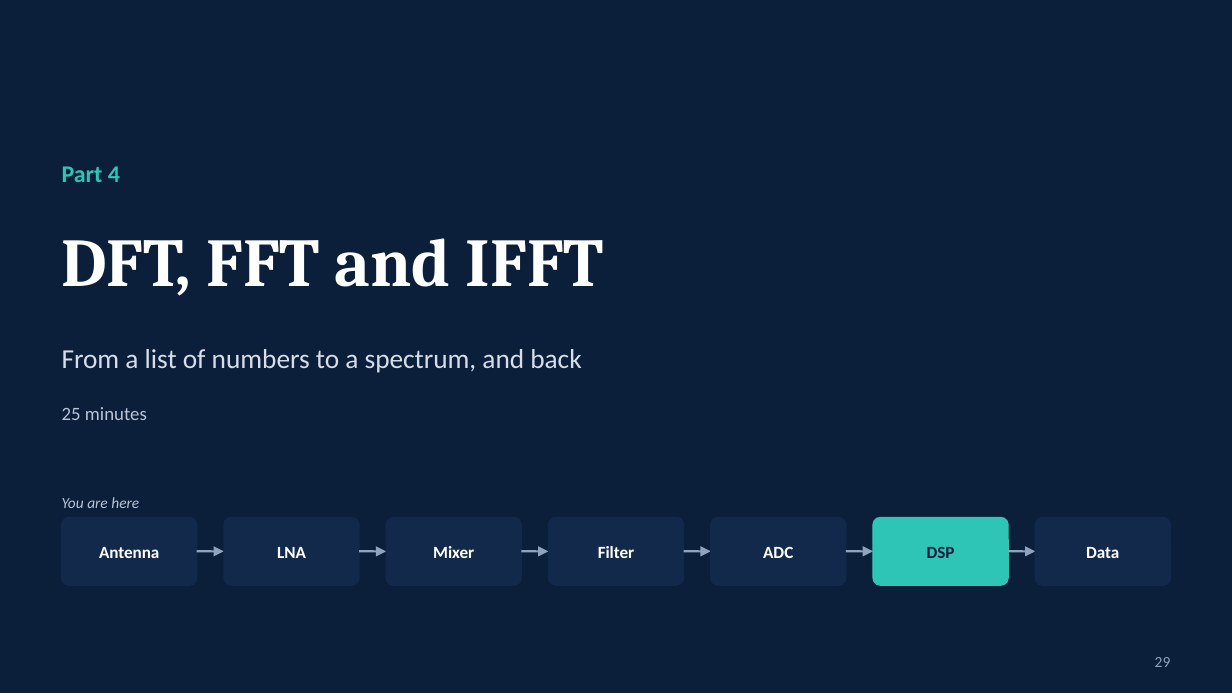
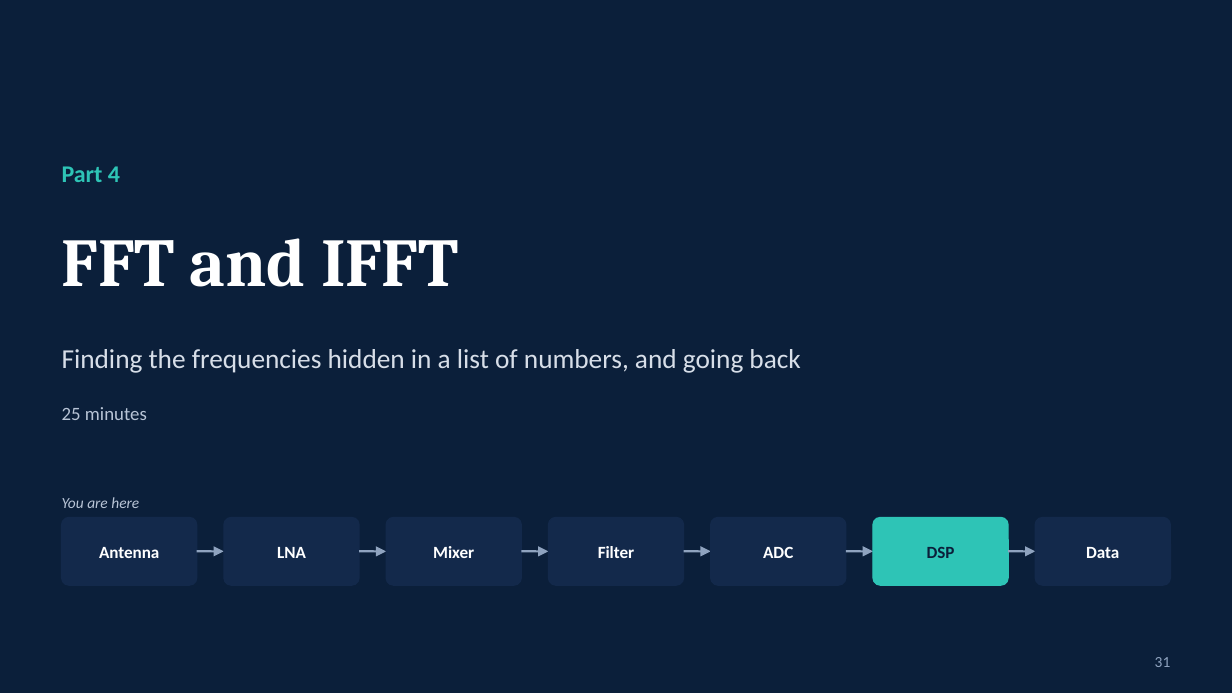
Before and after one commit to shivarampb/RF_Signal_Processing_Equations, a slide deck: slide 31 of presentation/RF_Signal_Processing.pptx (slide 29 before the commit). Drawn at 1232x693 pixels with LibreOffice and Linux fonts; fonts in the diff are those of the drawing. Boxes give left, top, right and bottom in pixels: in the first picture for what was removed or moved away, otherwise in the second. Text is boxed around its words. In the diff, an @@ line names an element or a change of style, - is before the commit and + after.

```diff
--- a/presentation/RF_Signal_Processing.pptx
+++ b/presentation/RF_Signal_Processing.pptx
@@ text at [62, 238, 459, 287]: text changed @@
-DFT, FFT and IFFT
+FFT and IFFT
@@ text at [62, 349, 800, 373]: text changed @@
-From a list of numbers to a spectrum, and back
+Finding the frequencies hidden in a list of numbers, and going back
@@ text at [1155, 657, 1171, 667]: text changed @@
-29
+31
```
Also in this commit, not shown: 32 other slides changed, 18 slides added, 11 slides removed, 7 other files.
